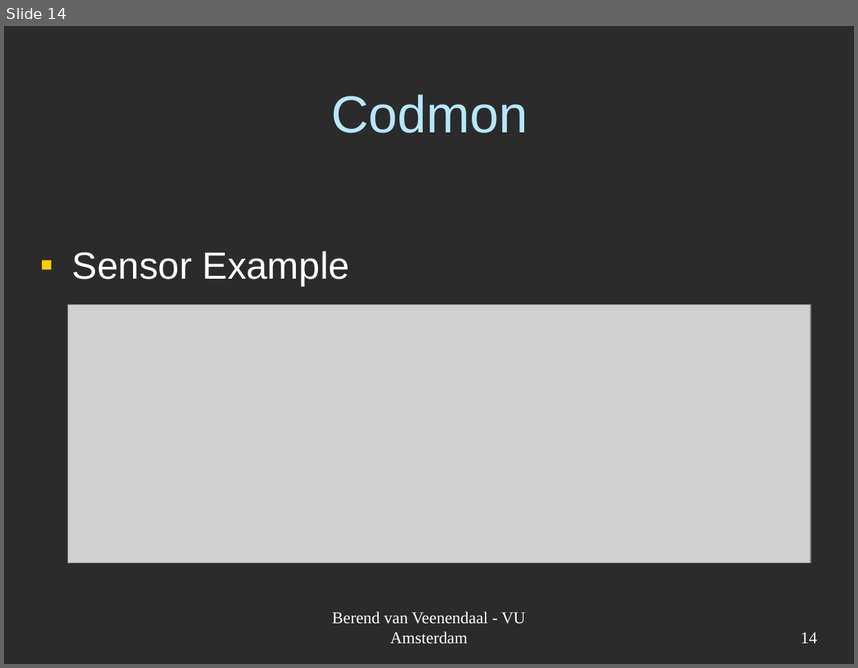
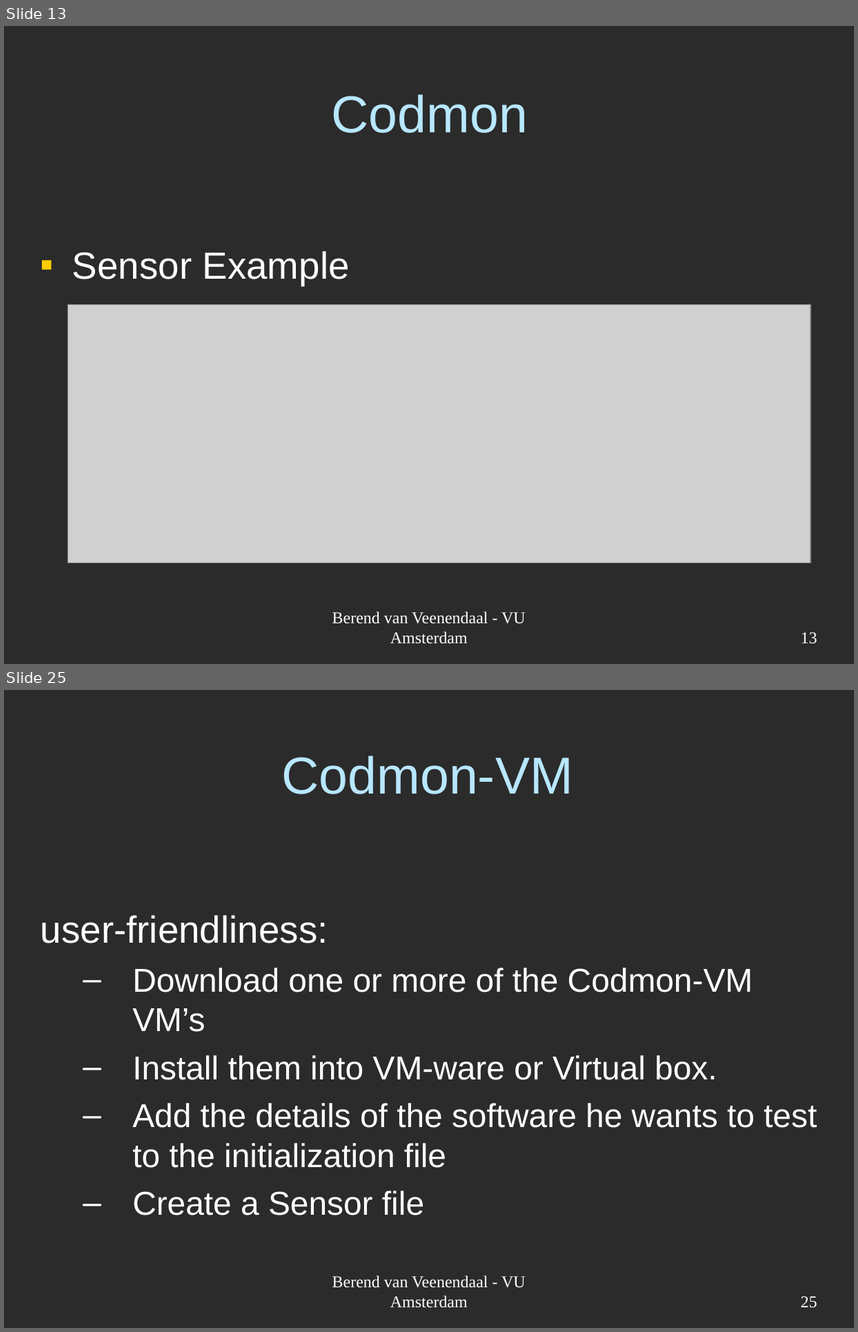
Before and after one commit to JungleComputing/codmon, a slide deck: doc/report/Codmon-VM.ppt. Shown one above the other, each under a label of ours: slide 14 before the commit, slides 13 and 25 after it; the slides between them are not shown. The pictures are 858x668 and 858x1332 pixels, drawn with LibreOffice and Linux fonts; fonts in the diff are those of the drawing; grey boxes stand for pictures; background and template pictures are left out; a plain dark background stands for a picture behind light text. Boxes give left, top, right and bottom in pixels: in the first picture for what was removed or moved away, otherwise in the second. Text is boxed around its words. In the diff, an @@ line names an element or a change of style, - is before the commit and + after.

```diff
--- a/doc/report/Codmon-VM.ppt
+++ b/doc/report/Codmon-VM.ppt
@@ slide 25 added at (x1=4, y1=690, x2=854, y2=1328), background picture (left out) @@
@@ title added at (x1=281, y1=756, x2=573, y2=794), 44 pt, text #B7E7FF @@
+Codmon-VM
@@ text added at (x1=41, y1=915, x2=817, y2=1215), 28 pt, text #FFFFFF @@
+user-friendliness:
+  – Download one or more of the Codmon-VM VM’s
+  – Install them into VM-ware or Virtual box.
+  – Add the details of the software he wants to test to the initialization ﬁle
+  – Create a Sensor file
@@ text added at (x1=332, y1=1275, x2=526, y2=1308), 14 pt, text #FFFFFF @@
+Berend van Veenendaal - VU Amsterdam
@@ page number added at (x1=801, y1=1296, x2=818, y2=1308), 14 pt, text #FFFFFF @@
+25
@@ what was slide 14 is now slide 13 @@
@@ page number at (x1=801, y1=632, x2=818, y2=644): text changed @@
-14
+13
```
Also in this commit, not shown: 1 slide changed, 10 other slides added.
